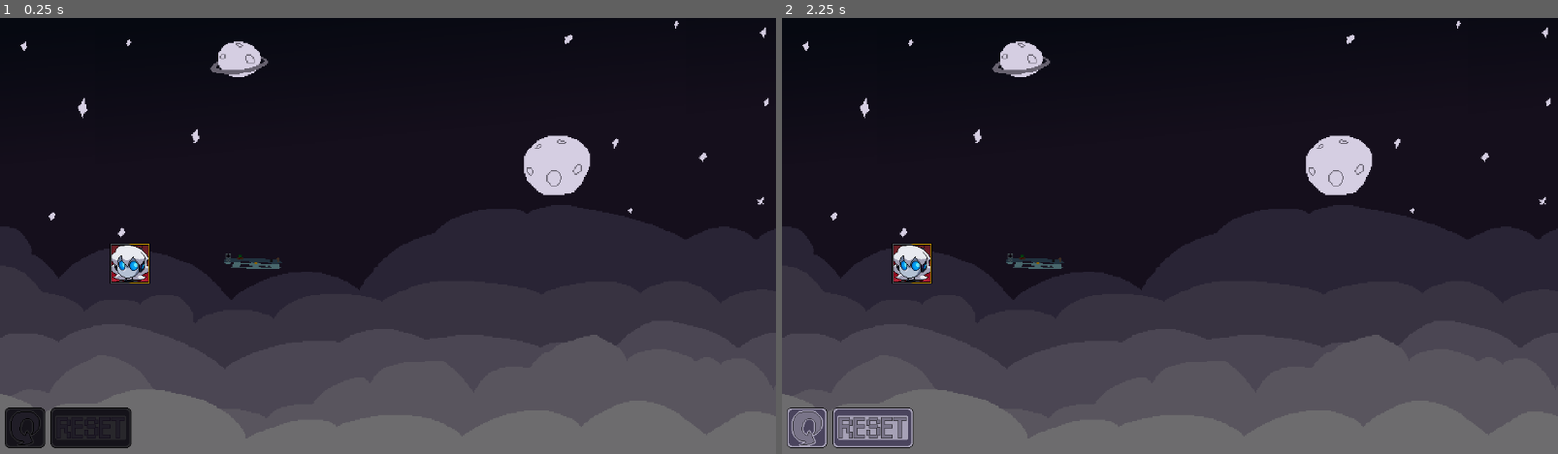
Above: before the commit, frames 1-2 (left to right).
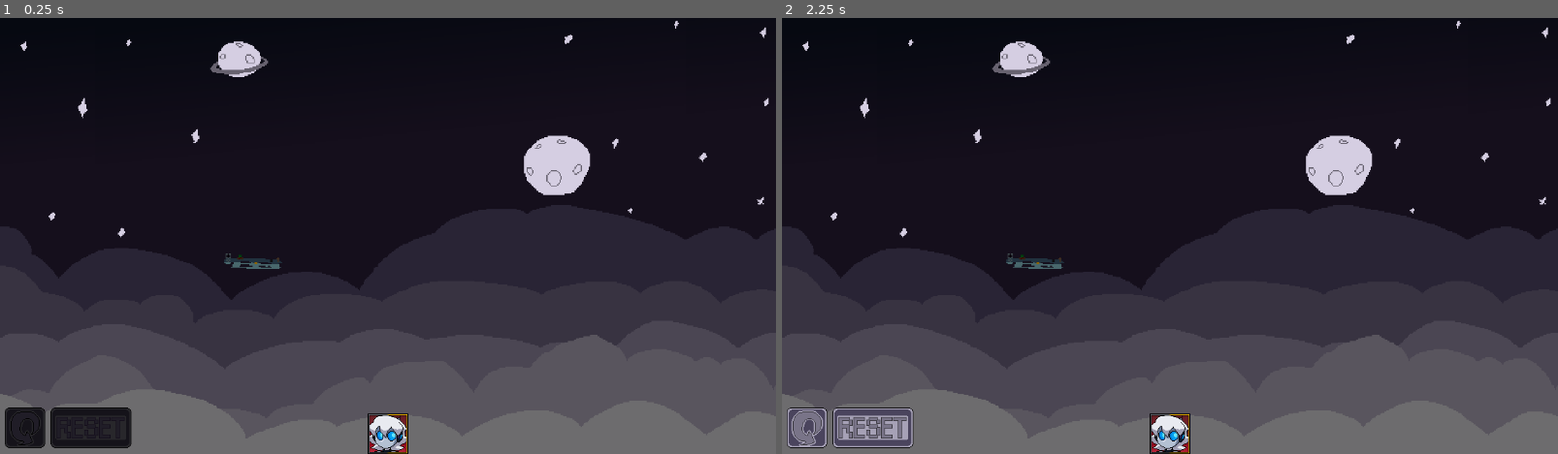
Above: after the commit, the same moments.

Repository: Seanski2/CBSOnline
Game: Godot game, scene res://src/scenes/character_selection.tscn
Same seed, same stepped clock (60 frames per second), same inputs: the game is played once before the commit and once after it.
Inputs (mouse positions are in pixels of both pictures, inside the frame that each line leads up to; where the layout moved, square brackets give the same spot in the first picture):
- Up to frame 1 (0.25 s): no input
- Up to frame 2 (2.25 s): click (1170, 432) [913, 262] at 0.5 s; click (805, 427) at 1.25 s; click (1170, 432) [913, 262] at 2 s

The runs differ from the first frame. In frame 1, 0.9% of the frame differs, in the area x 14-53%, y 51-100%; in frame 2, 0.9%.

Commit message:
Updated Roster Position

Diff:
--- a/src/scenes/character_selection.tscn
+++ b/src/scenes/character_selection.tscn
@@ -36,10 +36,9 @@
 anchor_top = 1.0
 anchor_right = 0.5
 anchor_bottom = 1.0
-offset_left = -413.0
-offset_top = -313.0
-offset_right = 414.0
-offset_bottom = -2.0
+offset_left = -30.0
+offset_top = -60.0
+offset_right = 30.0
 grow_horizontal = 2
 grow_vertical = 0
 theme = ExtResource("2_0b06d")
